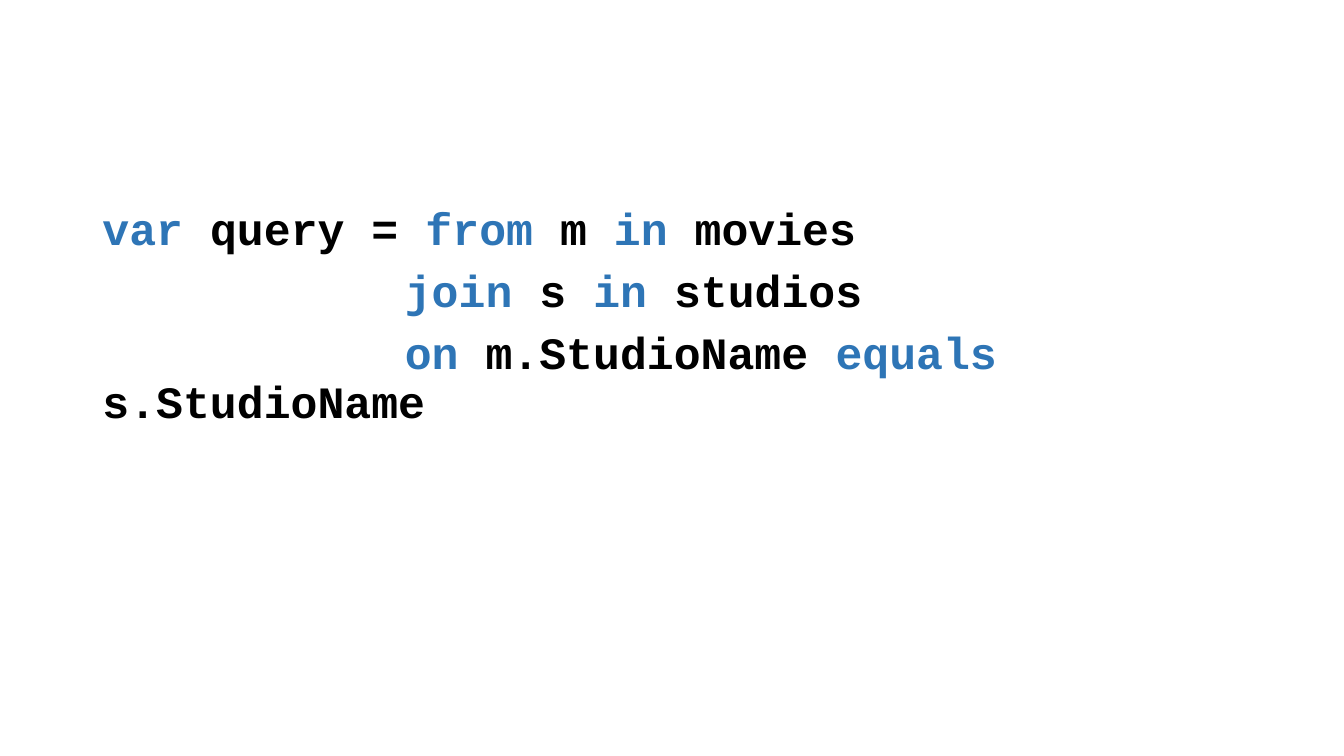
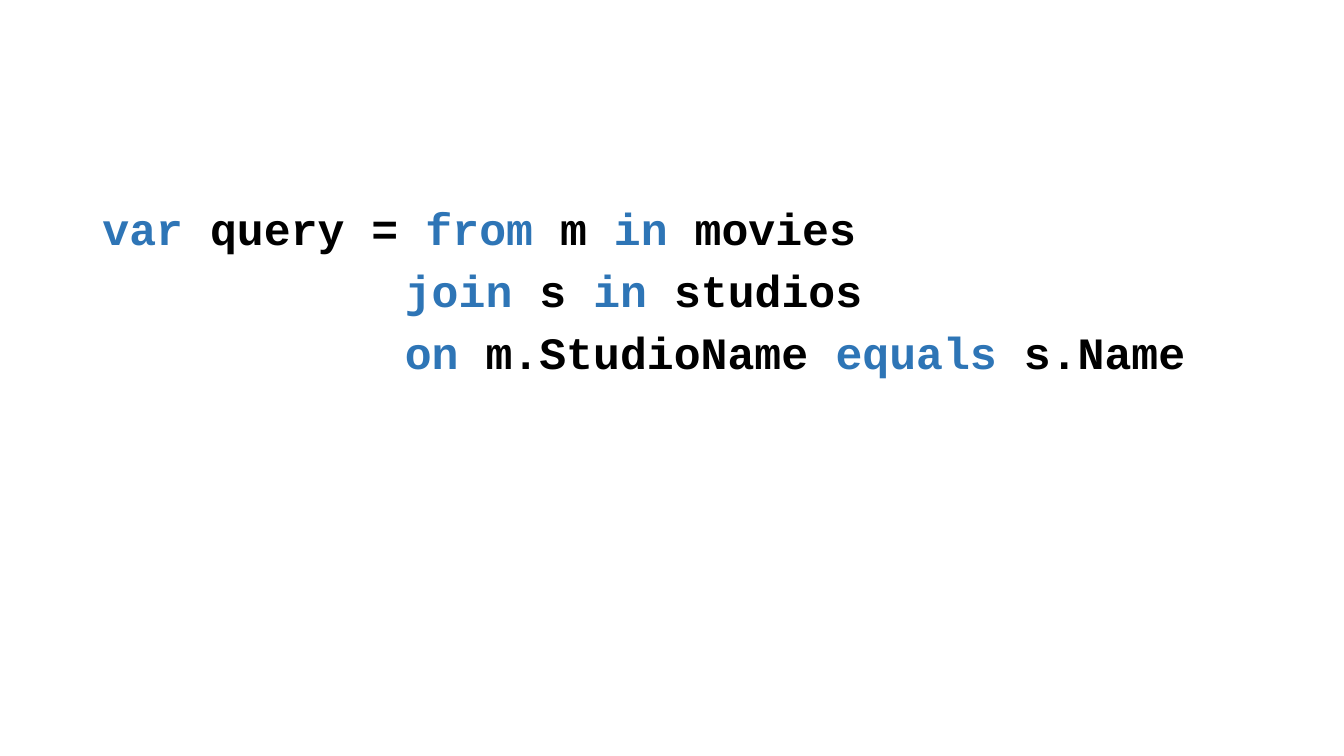
Before and after one commit to perl-easj/OOProg, a slide deck: slide 30 of Chap/Prog03/Presentations/LINQ.pptx (slide 25 before the commit). Drawn at 1344x756 pixels with LibreOffice and Linux fonts; fonts in the diff are those of the drawing. Boxes give left, top, right and bottom in pixels: in the first picture for what was removed or moved away, otherwise in the second. Text is boxed around its words. In the diff, an @@ line names an element or a change of style, - is before the commit and + after.

```diff
--- a/Chap/Prog03/Presentations/LINQ.pptx
+++ b/Chap/Prog03/Presentations/LINQ.pptx
@@ text at bbox=[405, 338, 1185, 379]: text changed @@
-on m.StudioName equals s.StudioName
+on m.StudioName equals s.Name
```
Also in this commit, not shown: 12 other slides changed, 5 slides added, 7 other files.
